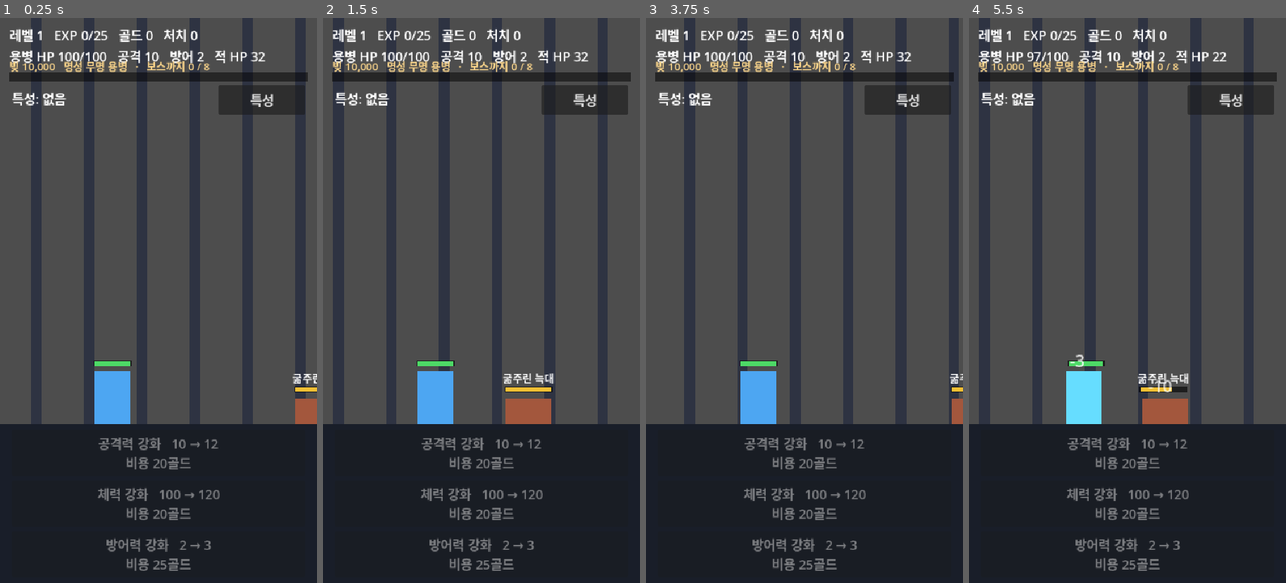
Above: before the commit, frames 1-4 (left to right).
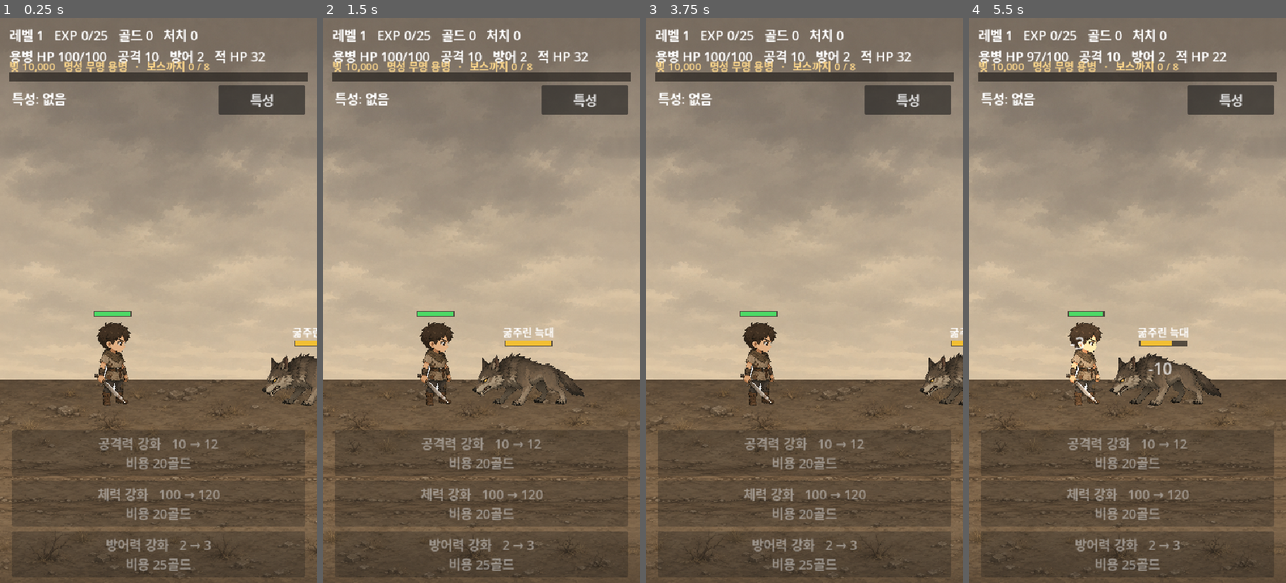
Above: after the commit, the same moments.

Repository: BN8624/unknown
Game: Godot game, scene res://Battle.tscn
The game is run twice, just before and just after one commit, with the same random seed, the same clock (stepped at 60 frames per second) and the same inputs.
Inputs:
- Up to frame 1 (0.25 s): no input
- Up to frame 2 (1.5 s): click "특성" at 0.5 s; click "닫기" at 1.25 s
- Up to frame 3 (3.75 s): click "특성" at 2 s; click "저장 초기화" at 2.75 s; click "다시 누르면 전체 진행 초기화" at 3.5 s
- Up to frame 4 (5.5 s): click "특성" at 4.25 s; click "닫기" at 5 s

The runs differ from the first frame. In frame 1, 96% of the frame differs, in the area x 0-100%, y 0-100%; in frame 2, 96%; in frame 3, 96%; in frame 4, 96%.

Commit message:
feat: TASK 015 SD 전신 아트 적용 + 레이아웃 확정 + 렌더 스크린샷 모드 (Issue #3)
- 용병·늑대를 Sprite2D로 적용(Node2D 래퍼+자식, get_used_rect로 실제 그림 발 정렬)
  - 표시 축소비는 자식이 흡수해 강타·레벨업 scale 연출이 표시 크기를 덮어쓰지 않음
  - 늑대만 적용, 고블린·방패병·오우거·브루노는 도형 유지
- 배경 하늘·지면 2레이어 가로 스크롤, 지면을 위로 올려 발이 지면 안쪽에
- 텍스처 누락 시 도형 폴백 + 경고, 비상호작용 입력 통과
- GPT 확정 레이아웃값: 용병144·늑대92·발660·지면615, 레벨업 강조 1.18(SD에 맞게 완화)
- --shot 모드: GUI에서 540×960 렌더를 직접 캡처해 레이아웃 확인(기본·레벨업)
- 동작 보존: 헤드리스 ALL PASS TASK_001~014(종료 0), Web 빌드 정상. 전투·저장 변경 없음

Co-Authored-By: Claude Opus 4.8 <noreply@anthropic.com>

Diff:
--- a/Battle.gd
+++ b/Battle.gd
@@ -104,6 +104,20 @@
 const MERC_X := 162.0            # 화면 왼쪽 약 30% 지점
 const GROUND_Y := 600.0
 const ENEMY_SPAWN_X := 560.0     # 화면 오른쪽 바깥
+const FOOT_Y := 690.0            # 도형(폴백) 적 발 바닥선 (GROUND_Y + 90)
+const CHAR_FOOT_Y := 660.0      # SD 캐릭터 발 바닥선(강화 패널 700 위 안전 영역, TASK_015 GPT 확정)
+const GROUND_TOP_Y := 615.0     # 지면 배경 상단(캐릭터 발이 지면 안쪽 ~45px에 놓이게)
+const PANEL_TOP_Y := 700.0      # 강화 패널 상단(레이아웃 기준)
+const MIN_PANEL_GAP := 24.0     # 캐릭터 표시 영역과 패널 최소 여백(검 끝·피격 포함 y676 한도)
+
+# ── SD 전신 아트 에셋 (TASK_015) ─────────────────────────────────
+# 캐릭터는 투명 PNG 1장을 Sprite2D로 표시. 누락·로드 실패 시 기존 도형으로 폴백.
+const MERC_TEX_PATH := "res://assets/characters/mercenary.png"
+const WOLF_TEX_PATH := "res://assets/characters/wolf.png"
+const BG_SKY_PATH := "res://assets/bg/bg_sky.png"
+const BG_GROUND_PATH := "res://assets/bg/bg_ground.png"
+const MERC_DISP_H := 144.0       # 용병 스프라이트 표시 높이(TASK_015 GPT 확정)
+const WOLF_DISP_H := 92.0        # 늑대 스프라이트 표시 높이(TASK_015 GPT 확정)
 
 # ── 상태 머신 (필요한 최소 상태만) ───────────────────────────────
 enum { WALK, COMBAT, DEAD }
@@ -114,6 +128,12 @@
 var merc_revive_timer := 0.0 # 용병 사망 후 카운트다운
 var enemy_seq_index := 0     # 적 순환 위치 (처치 시 전진, 사망 재시작에는 유지)
 var bg_stripes: Array = []
+var bg_sky_tiles: Array = []      # SD 배경 하늘 레이어 타일(없으면 폴백 줄무늬)
+var bg_ground_tiles: Array = []   # SD 배경 지면 레이어 타일
+var bg_sky_w := 0.0               # 하늘 타일 한 장의 표시 폭(랩 기준)
+var bg_ground_w := 0.0
+const BG_SKY_SCROLL := 30.0       # 하늘은 느리게(원근감)
+const BG_GROUND_SCROLL := SCROLL_SPEED   # 지면은 기존 전진 속도
 
 # ── 검증용 (헤드리스 --verify 실행 시에만 동작) ──────────────────
 var verify_mode := false
@@ -217,9 +237,16 @@
 var v_task014 := false   # 프로필 분리·사운드 훅 경계 검증(TASK_014)
 var v_phase := 0   # 검증 강화 순서: 0=체력, 1=방어력, 2=공격력
 
+# 렌더 스크린샷 모드(--shot): GUI에서 레이아웃을 직접 캡처해 확인(TASK_015~016 검증용)
+var shot_mode := false
+var shot_phase := 0
+var shot_t := 0.0
+const SHOT_DIR := "C:/Users/USER/AppData/Local/Temp/claude/C--Users-USER-unknown/ba7c179b-0677-4fb1-ad24-6193890d8154/scratchpad"
+
 
 func _ready() -> void:
 	verify_mode = "--verify" in OS.get_cmdline_user_args()
+	shot_mode = "--shot" in OS.get_cmdline_user_args()
 	rng.randomize()
 	_build_background()
 	_build_status_label()
@@ -246,6 +273,8 @@
 
 
 func _process(delta: float) -> void:
+	if shot_mode:
+		_shot_tick(delta)
 	if verify_mode:
 		elapsed += delta  # time_scale 적용된 게임 시간(초)
 
@@ -295,8 +324,40 @@
 	_update_background(delta)
 
 
+# --shot 모드: 기본 전투 화면과 레벨업 확대 순간을 캡처해 레이아웃(발·체력바·패널·검끝)을 직접 확인한다.
+func _shot_tick(delta: float) -> void:
+	shot_t += delta
+	match shot_phase:
+		0:
+			if shot_t >= 3.2 and not enemy.is_empty():
+				_save_shot("01_basic"); shot_phase = 1; shot_t = 0.0
+		1:
+			exp += _exp_to_next(level); _check_level_up()   # 정확히 1레벨업 트리거
+			shot_phase = 2; shot_t = 0.0
+		2:
+			if shot_t >= 0.14:                              # 레벨업 확대 피크 부근
+				_save_shot("02_levelup"); shot_phase = 3; shot_t = 0.0
+		3:
+			if shot_t >= 0.5:
+				get_tree().quit(0)
+
+
+func _save_shot(tag: String) -> void:
+	var img := get_viewport().get_texture().get_image()
+	img.save_png("%s/shot_%s.png" % [SHOT_DIR, tag])
+	print("[SHOT] saved ", tag)
+
+
 func _build_background() -> void:
-	# 세로 줄무늬가 왼쪽으로 흘러 전진하는 느낌을 준다.
+	# SD 배경: 하늘(위, 느리게)·지면(아래, 빠르게) 2레이어. 누락 시 기존 줄무늬+바닥으로 폴백.
+	var sky_tex := _load_tex_or_null(BG_SKY_PATH)
+	var ground_tex := _load_tex_or_null(BG_GROUND_PATH)
+	if sky_tex != null and ground_tex != null:
+		bg_sky_w = _build_bg_layer(sky_tex, 0.0, -10, SCREEN.x / sky_tex.get_width(), bg_sky_tiles)
+		# 지면은 GROUND_TOP_Y부터 화면 하단까지 덮도록(위로 끌어올려 캐릭터 발이 지면 안쪽에 놓이게).
+		bg_ground_w = _build_bg_layer(ground_tex, GROUND_TOP_Y, -9, (SCREEN.y - GROUND_TOP_Y) / ground_tex.get_height(), bg_ground_tiles)
+		return
+	# 폴백: 세로 줄무늬가 왼쪽으로 흘러 전진하는 느낌을 준다.
 	for i in range(9):
 		var s := ColorRect.new()
 		s.color = Color(0.18, 0.20, 0.26)
@@ -308,14 +369,33 @@
 	# 바닥선
 	var ground := ColorRect.new()
 	ground.color = Color(0.10, 0.12, 0.16)
-	ground.size = Vector2(SCREEN.x, SCREEN.y - (GROUND_Y + 90))
-	ground.position = Vector2(0, GROUND_Y + 90)
+	ground.size = Vector2(SCREEN.x, SCREEN.y - FOOT_Y)
+	ground.position = Vector2(0, FOOT_Y)
 	ground.z_index = -9
 	add_child(ground)
 
 
+# 한 배경 레이어를 화면 폭에 맞춘 가로 타일 2장으로 만든다. 타일 한 장의 표시 폭을 반환한다.
+func _build_bg_layer(tex: Texture2D, y: float, z: int, scale: float, tiles: Array) -> float:
+	var disp_w: float = tex.get_width() * scale
+	for i in range(2):
+		var sp := Sprite2D.new()
+		sp.texture = tex
+		sp.centered = false
+		sp.scale = Vector2(scale, scale)
+		sp.position = Vector2(i * disp_w, y)
+		sp.z_index = z
+		add_child(sp)
+		tiles.append(sp)
+	return disp_w
+
+
 func _update_background(delta: float) -> void:
 	if merc.state != WALK:
+		return
+	if not bg_ground_tiles.is_empty():
+		_scroll_bg(bg_sky_tiles, BG_SKY_SCROLL * delta, bg_sky_w)
+		_scroll_bg(bg_ground_tiles, BG_GROUND_SCROLL * delta, bg_ground_w)
 		return
 	for s in bg_stripes:
 		s.position.x -= SCROLL_SPEED * delta
@@ -323,25 +403,78 @@
 			s.position.x += 9 * 90.0
 
 
+# 타일들을 왼쪽으로 흘리고, 화면 밖으로 나간 타일을 오른쪽 끝으로 되돌려 끊김 없이 반복한다.
+func _scroll_bg(tiles: Array, dx: float, layer_w: float) -> void:
+	for sp in tiles:
+		sp.position.x -= dx
+		if sp.position.x <= -layer_w:
+			sp.position.x += layer_w * tiles.size()
+
+
+# ── SD 전신 아트 헬퍼 (TASK_015) ─────────────────────────────────
+# 텍스처를 로드한다. 누락·로드 실패면 null을 돌려 도형 폴백으로 분기시킨다(경고 1회).
+func _load_tex_or_null(path: String) -> Texture2D:
+	if ResourceLoader.exists(path):
+		var res := load(path)
+		if res is Texture2D:
+			return res
+	push_warning("아트 로드 실패, 도형 폴백: " + path)
+	return null
+
+# SD 전신 스프라이트 본체를 만든다.
+# position은 기존 도형의 좌상단(sx, FOOT_Y - box.y)을 그대로 유지해 거리 판정·lunge·체력 바 기준을 보존하고,
+# offset으로 텍스처만 도형 중심·발 바닥선(FOOT_Y)에 맞춰 표시한다(판정값은 불변, 시각만 정렬).
+func _make_sprite_body(tex: Texture2D, sx: float, box: Vector2, disp_h: float) -> Node2D:
+	# 루트 Node2D가 판정·연출 기준이다. position은 도형 좌상단과 동일(거리·lunge·체력바 보존),
+	# scale은 기본 1.0이라 강타·사망의 scale 연출(1.7/0.6)이 그대로 강조로 작동한다.
+	# 표시 축소비는 자식 Sprite2D가 흡수하므로 연출이 표시 크기를 덮어쓰지 않는다.
+	var root := Node2D.new()
+	root.position = Vector2(sx, CHAR_FOOT_Y - box.y)
+	var sp := Sprite2D.new()
+	sp.texture = tex
+	sp.centered = false
+	# 텍스처의 투명 여백을 빼고 실제 그림(불투명 영역)을 기준으로 정렬한다.
+	# disp_h는 캐릭터 실제 높이, 발은 box.y(=발 바닥선), 중심 x는 박스 중심에 맞춘다.
+	var used := tex.get_image().get_used_rect()
+	var ch: float = maxf(1.0, used.size.y)
+	var s: float = disp_h / ch
+	sp.scale = Vector2(s, s)
+	sp.position = Vector2(
+		box.x * 0.5 - (used.position.x + used.size.x * 0.5) * s,
+		box.y - (used.position.y + used.size.y) * s
+	)
+	root.add_child(sp)
+	return root
+
+
 # ── 용병 ─────────────────────────────────────────────────────────
 func _build_merc() -> void:
-	var body := ColorRect.new()
-	body.color = Color(0.30, 0.65, 0.95)
-	body.size = Vector2(60, 90)
-	body.position = Vector2(MERC_X, GROUND_Y)
-	body.pivot_offset = Vector2(30, 45)   # 확대/강조가 중심에서 일어나게
+	var box := Vector2(60, 90)
+	var tex := _load_tex_or_null(MERC_TEX_PATH)
+	var body: CanvasItem
+	if tex != null:
+		body = _make_sprite_body(tex, MERC_X, box, MERC_DISP_H)
+	else:
+		var rect := ColorRect.new()        # 폴백: 기존 임시 도형
+		rect.color = Color(0.30, 0.65, 0.95)
+		rect.size = box
+		rect.position = Vector2(MERC_X, GROUND_Y)
+		rect.pivot_offset = Vector2(30, 45)
+		body = rect
 	add_child(body)
 
+	# 체력 바는 실제 표시 높이의 머리 위에 둔다(스프라이트면 CHAR_FOOT_Y 기준).
+	var head_y: float = (CHAR_FOOT_Y - MERC_DISP_H) if tex != null else GROUND_Y
 	var hp_bg := ColorRect.new()
 	hp_bg.color = Color(0, 0, 0, 0.6)
 	hp_bg.size = Vector2(64, 10)
-	hp_bg.position = Vector2(MERC_X - 2, GROUND_Y - 18)
+	hp_bg.position = Vector2(MERC_X - 2, head_y - 18)
 	add_child(hp_bg)
 
 	var hp_fill := ColorRect.new()
 	hp_fill.color = Color(0.30, 0.85, 0.40)
 	hp_fill.size = Vector2(60, 8)
-	hp_fill.position = Vector2(MERC_X, GROUND_Y - 17)
+	hp_fill.position = Vector2(MERC_X, head_y - 17)
 	add_child(hp_fill)
 
 	merc = {
@@ -493,27 +626,36 @@
 	var by: float = (GROUND_Y + 90) - bsize.y
 	var bar_w: float = bsize.x
 
-	var body := ColorRect.new()
-	body.color = bcolor
-	body.size = bsize
-	body.position = Vector2(sx, by)
+	# 늑대만 SD 전신 스프라이트(누락 시 도형 폴백). 다른 적은 기존 도형 유지.
+	var wolf_tex: Texture2D = _load_tex_or_null(WOLF_TEX_PATH) if typ == "wolf" else null
+	var body: CanvasItem
+	if wolf_tex != null:
+		body = _make_sprite_body(wolf_tex, sx, bsize, WOLF_DISP_H)
+	else:
+		var rect := ColorRect.new()
+		rect.color = bcolor
+		rect.size = bsize
+		rect.position = Vector2(sx, by)
+		body = rect
 	add_child(body)
 
+	# 체력 바·이름표는 실제 표시 높이의 머리 위에 둔다(스프라이트면 CHAR_FOOT_Y 기준).
+	var head_y: float = (CHAR_FOOT_Y - WOLF_DISP_H) if wolf_tex != null else by
 	var hp_bg := ColorRect.new()
 	hp_bg.color = Color(0, 0, 0, 0.6)
 	hp_bg.size = Vector2(bar_w + 4, 10)
-	hp_bg.position = Vector2(sx - 2, by - 20)
+	hp_bg.position = Vector2(sx - 2, head_y - 20)
 	add_child(hp_bg)
 
 	var hp_fill := ColorRect.new()
 	hp_fill.color = Color(0.95, 0.75, 0.20)
 	hp_fill.size = Vector2(bar_w, 8)
-	hp_fill.position = Vector2(sx, by - 19)
+	hp_fill.position = Vector2(sx, head_y - 19)
 	add_child(hp_fill)
 
 	var name_label := Label.new()
 	name_label.size = Vector2(180, 26)
-	name_label.position = Vector2(sx + bar_w * 0.5 - 90, by - 48)
+	name_label.position = Vector2(sx + bar_w * 0.5 - 90, head_y - 48)
 	name_label.horizontal_alignment = HORIZONTAL_ALIGNMENT_CENTER
 	name_label.add_theme_font_size_override("font_size", 18)
 	if typ == "goblin":
@@ -960,7 +1102,7 @@
 	enemy.posture_window = 0.0
 	if is_instance_valid(enemy.body):
 		enemy.body.modulate = Color(0.55, 0.55, 0.85)   # 휘청이는 표현
-		var b: ColorRect = enemy.body
+		var b = enemy.body
 		var home: float = enemy.get("base_x", b.position.x)
 		var tw := create_tween()
 		tw.tween_property(b, "position:x", home - 10.0, 0.06)
@@ -1007,7 +1149,7 @@
 	# 강타 시 적이 짧게 밀렸다 돌아온다 (고정 기준 위치로 복귀)
 	if enemy.is_empty():
 		return
-	var b: ColorRect = enemy.body
+	var b = enemy.body
 	var home: float = enemy.get("base_x", b.position.x)
 	var tw := create_tween()
 	tw.tween_property(b, "position:x", home + 24.0, 0.08)
@@ -1032,7 +1174,7 @@
 			col = Color(1.0, 0.45, 0.2); fs = 44
 		"강공격 방어":
 			col = Color(0.6, 0.85, 1.0); fs = 40
-	var b: ColorRect = target.body
+	var b = target.body
 	var lbl := Label.new()
 	lbl.text = ("%s -%d" % [label, dmg]) if label != "" else "-%d" % dmg
 	lbl.add_theme_font_size_override("font_size", fs)
@@ -1050,7 +1192,7 @@
 
 func _tint(unit: Dictionary, color: Color, dur: float) -> void:
 	# 유닛 본체를 잠깐 특정 색으로 물들였다 복귀 (특성 강조용)
-	var body: ColorRect = unit.body
+	var body = unit.body
 	if unit.get("state", -1) == DEAD:
 		return
 	body.modulate = color
@@ -1060,13 +1202,25 @@
 
 func _spawn_ghost(unit: Dictionary, color: Color) -> void:
 	# 앞으로 흐르며 사라지는 잔상 (연격·반격 강조용)
-	var src: ColorRect = unit.body
-	var g := ColorRect.new()
-	g.color = color
-	g.size = src.size
-	g.position = src.position
+	var src = unit.body
+	var g                                  # ColorRect 또는 Sprite2D
+	if src is Sprite2D:
+		var s := Sprite2D.new()            # 스프라이트면 같은 모습의 반투명 잔상
+		s.texture = src.texture
+		s.centered = src.centered
+		s.scale = src.scale
+		s.offset = src.offset
+		s.position = src.position
+		s.modulate = color
+		g = s
+	else:
+		var rect := ColorRect.new()        # 도형이면 사각 잔상
+		rect.color = color
+		rect.size = src.size
+		rect.position = src.position
+		rect.mouse_filter = Control.MOUSE_FILTER_IGNORE
+		g = rect
 	g.z_index = -1
-	g.mouse_filter = Control.MOUSE_FILTER_IGNORE   # 잔상이 터치를 가로채지 않게
 	add_child(g)
 	var tw := create_tween()
 	tw.tween_property(g, "position:x", g.position.x + 48.0, 0.28)
@@ -1203,11 +1357,11 @@
 	tw.tween_callback(func() -> void: levelup_label.visible = false)
 	# 용병 강조: 중심에서 크게 부풀었다 복귀 + 금색 번쩍
 	if not merc.is_empty():
-		var b: ColorRect = merc.body
+		var b = merc.body
 		b.scale = Vector2.ONE
 		b.modulate = Color(2.2, 1.8, 0.5)   # 금색 번쩍
 		var t2 := create_tween()
-		t2.tween_property(b, "scale", Vector2(1.7, 1.7), 0.16).set_trans(Tween.TRANS_BACK).set_ease(Tween.EASE_OUT)
+		t2.tween_property(b, "scale", Vector2(1.18, 1.18), 0.16).set_trans(Tween.TRANS_BACK).set_ease(Tween.EASE_OUT)
 		t2.parallel().tween_property(b, "modulate", Color.WHITE, 0.45)
 		t2.tween_property(b, "scale", Vector2.ONE, 0.28).set_trans(Tween.TRANS_BACK).set_ease(Tween.EASE_IN)
 
@@ -1959,7 +2113,7 @@
 func _lunge(unit: Dictionary, dist: float = 22.0) -> void:
 	# 공격 순간 앞으로 짧게 움직였다 복귀. 항상 고정 기준 위치(home)로 돌아와
 	# 공격이 겹쳐도 본체가 조금씩 밀려나지 않게 한다.
-	var body: ColorRect = unit.body
+	var body = unit.body
 	var dir := 1.0 if unit == merc else -1.0
 	var home: float = unit.get("base_x", body.position.x)
 	var tw := create_tween()
@@ -1969,7 +2123,7 @@
 
 func _flash(unit: Dictionary) -> void:
 	# 피격 대상이 잠깐 밝아진다
-	var body: ColorRect = unit.body
+	var body = unit.body
 	if unit.get("state", -1) == DEAD:
 		return
 	body.modulate = Color(2.0, 2.0, 2.0)
Not shown, added: assets/bg/bg_ground.png.import
Not shown, added: assets/bg/bg_sky.png.import
Not shown, added: assets/characters/mercenary.png.import
Not shown, added: assets/characters/wolf.png.import
Not shown, changed: CURRENT_TASK.md
Not shown, changed: HANDOFF.md
Not shown, changed: checklist.md
Not shown, changed: context-notes.md
